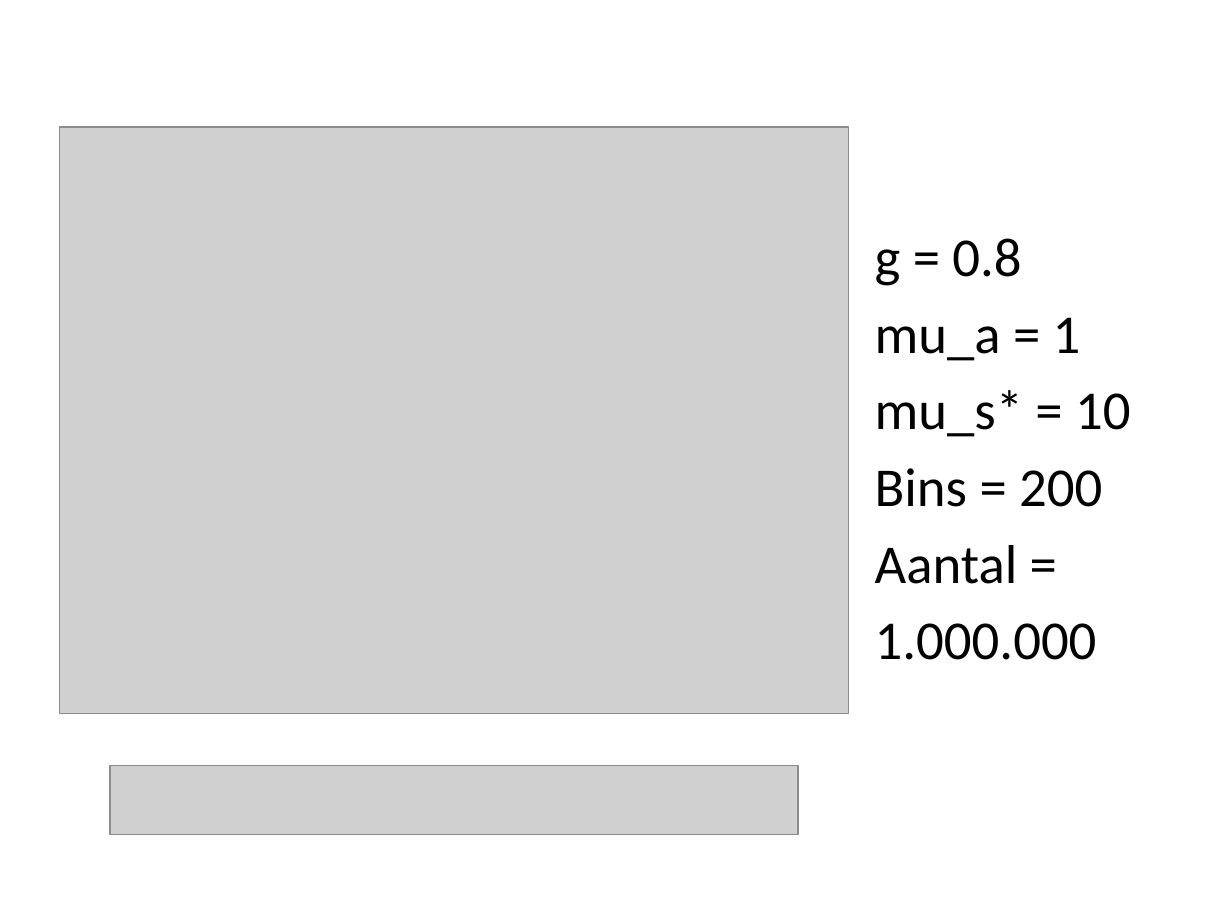
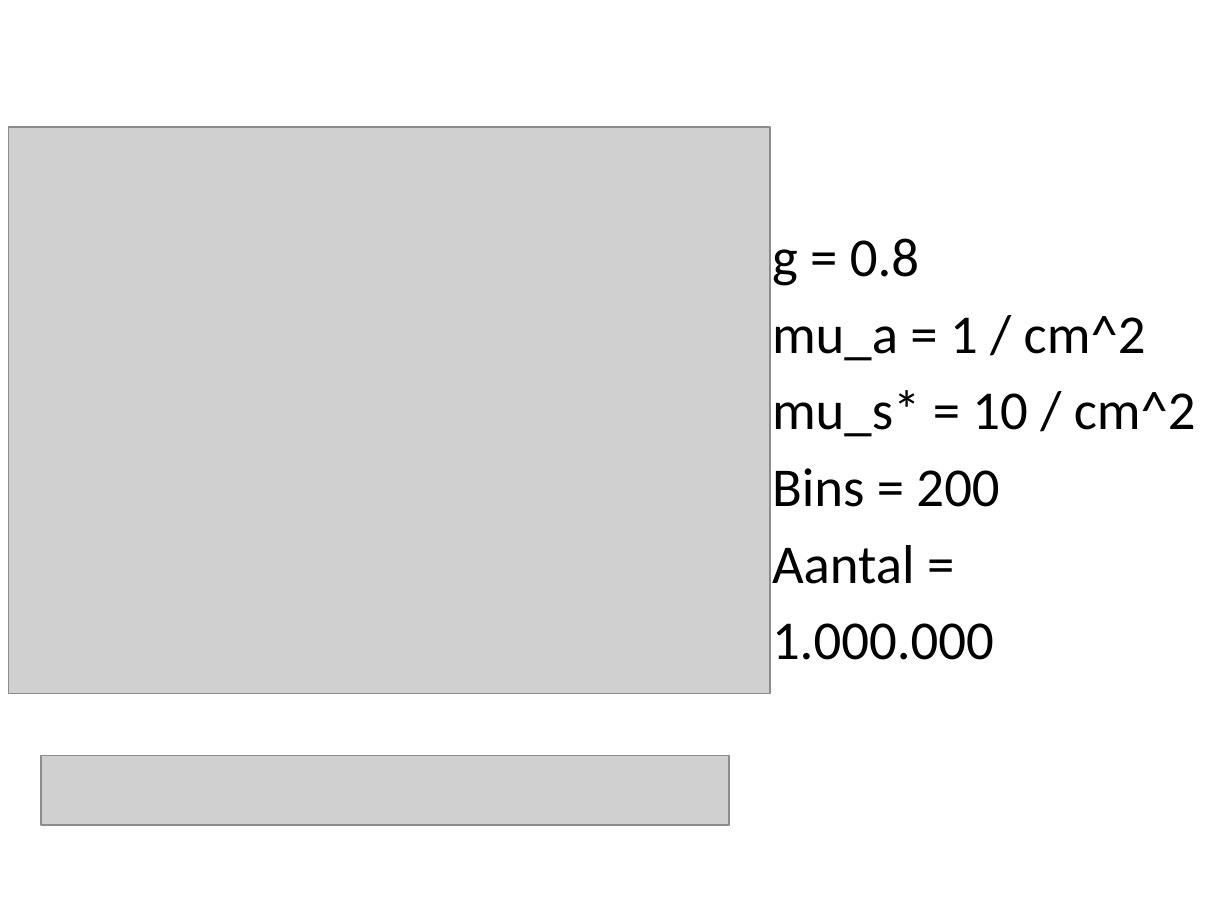
Before and after one commit to nathhje/bachelorproject, a slide deck: slide 1 of voortgang2.pptx. Drawn at 1232x924 pixels with LibreOffice and Linux fonts; fonts in the diff are those of the drawing; grey boxes stand for pictures. Boxes give left, top, right and bottom in pixels: in the first picture for what was removed or moved away, otherwise in the second. Text is boxed around its words. In the diff, an @@ line names an element or a change of style, - is before the commit and + after.

```diff
--- a/voortgang2.pptx
+++ b/voortgang2.pptx
@@ picture: place and size @@
-picture at (59,127,848,713)
+picture at (9,127,770,694)
@@ text "g = 0.8": place and size @@
-text "g = 0.8" at (875,238,1130,660)
+text "g = 0.8" at (772,238,1196,660)
@@ text at (772,316,1196,437): text changed @@
-mu_a = 1
-mu_s* = 10
+mu_a = 1 / cm^2
+mu_s* = 10 / cm^2
@@ picture: place and size @@
-picture at (110,765,797,834)
+picture at (41,755,728,824)
```
Also in this commit, not shown: 1 other slide changed, 6 slides added, 24 other files.
